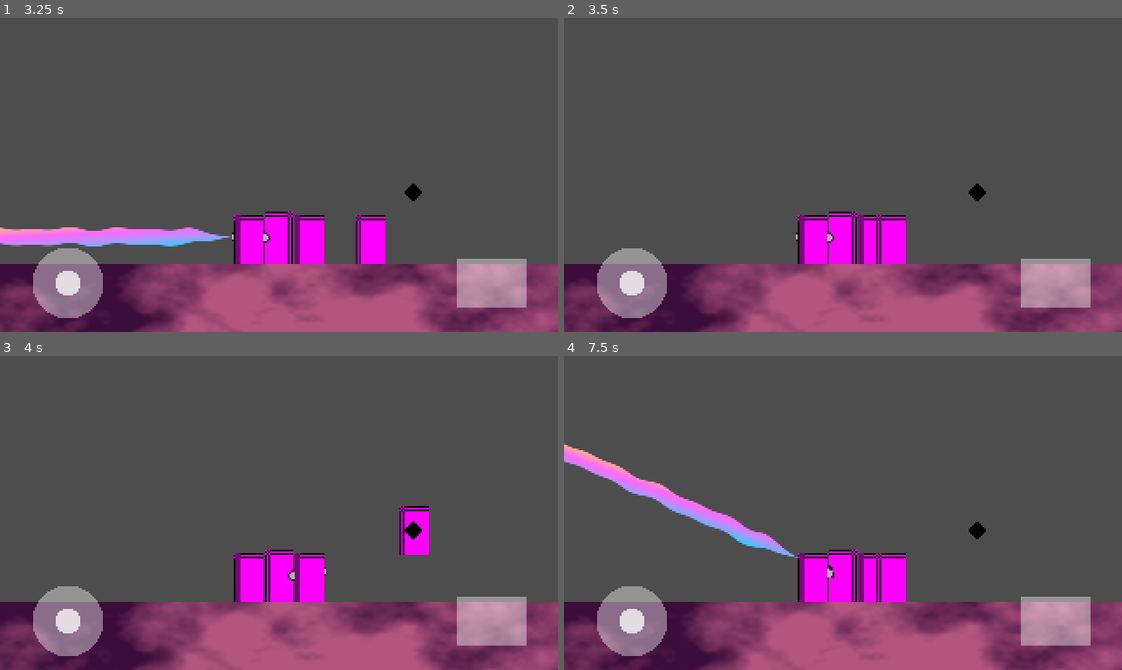
Above: before the commit, frames 1-4 (two rows, left to right).
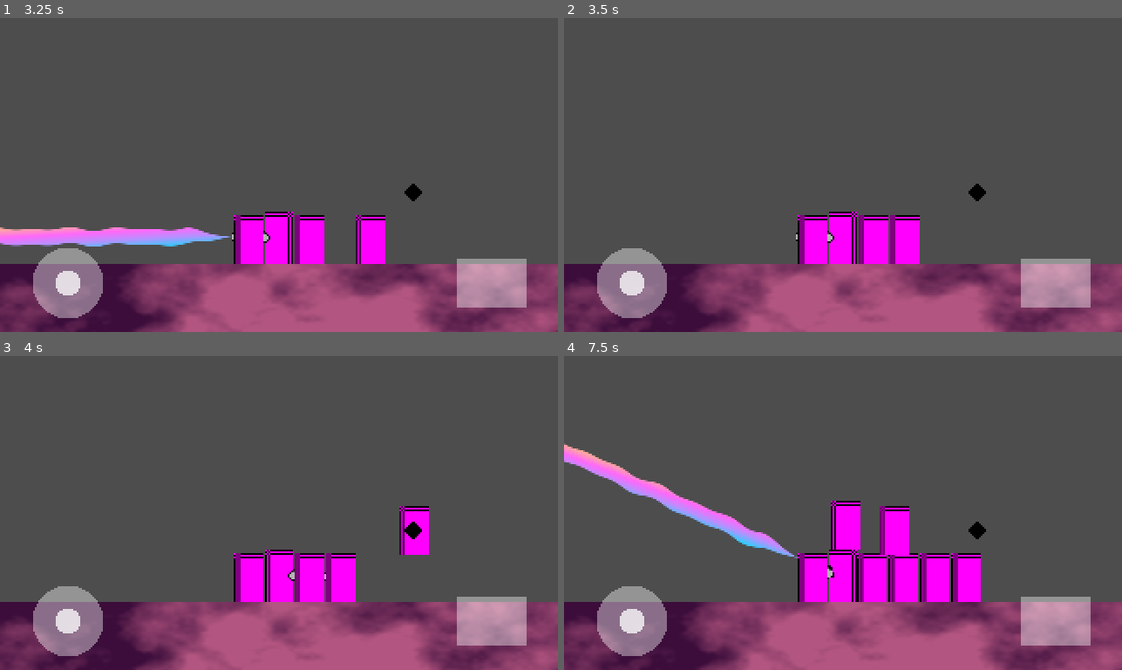
Above: after the commit, the same moments.

Repository: otherotherjosh/RhythmShooter
Game: Godot game, scene res://run n gun/run_n_gun.tscn
Same seed, same stepped clock (60 frames per second), same inputs: the game is played once before the commit and once after it.
Inputs (mouse positions are in pixels of both pictures, inside the frame that each line leads up to):
- Up to frame 1 (3.25 s): tap Enter at 0.5 s; drag from (66, 281) to (334, 105) at 0.52 s; drag from (491, 281) to (251, 237) at 1.27 s; move the mouse to (334, 105) at 2.02 s; click (334, 105) at 2.17 s; drag from (251, 237) to (111, 127) at 2.77 s
- Up to frame 2 (3.5 s): no input
- Up to frame 3 (4 s): move the mouse to (446, 560) at 3.52 s; click (446, 560) at 3.67 s
- Up to frame 4 (7.5 s): drag from (675, 465) to (759, 434) at 4.27 s; move the mouse to (870, 513) at 5.02 s; click (870, 513) at 5.17 s; drag from (759, 434) to (731, 528) at 5.77 s; move the mouse to (965, 497) at 6.52 s; click (965, 497) at 6.67 s; drag from (731, 528) to (815, 575) at 7.27 s

Frame 1 is identical in both runs. In frame 2, 0.7% of the frame differs, in the area x 55-64%, y 62-79%; in frame 3, 0.8%; in frame 4, 4.2%, in the area x 47-75%, y 46-79%.

Commit message:
feat: make enemies collide with each other

Diff:
--- a/run n gun/combat/enemy.tscn
+++ b/run n gun/combat/enemy.tscn
@@ -11,6 +11,7 @@
 
 [node name="Enemy" type="CharacterBody2D"]
 collision_layer = 2
+collision_mask = 3
 script = ExtResource("1_nk52e")
 health = 3
 modulate_hurt = Color(1, 0.294167, 0.23, 0.627451)
